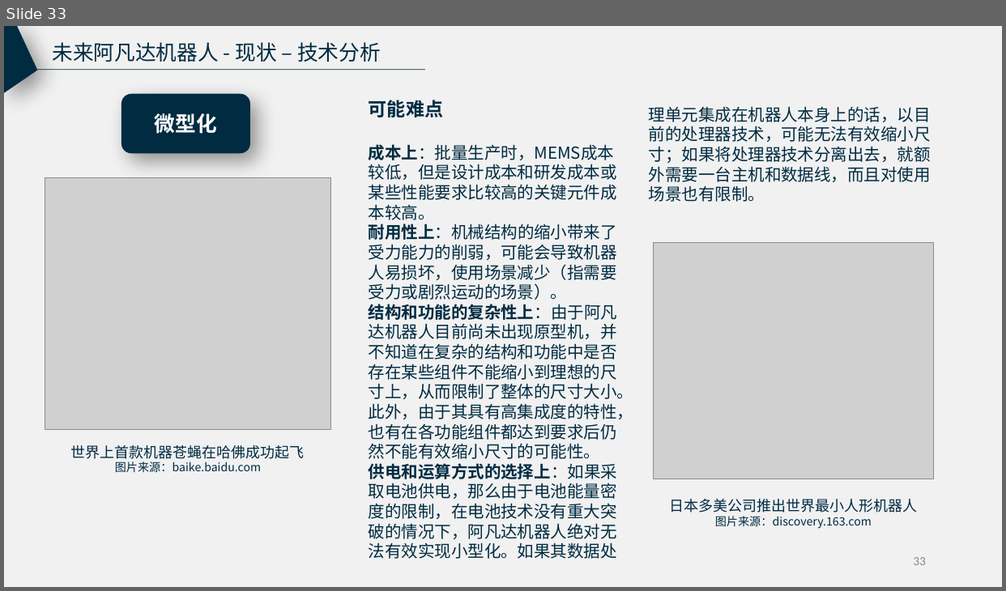
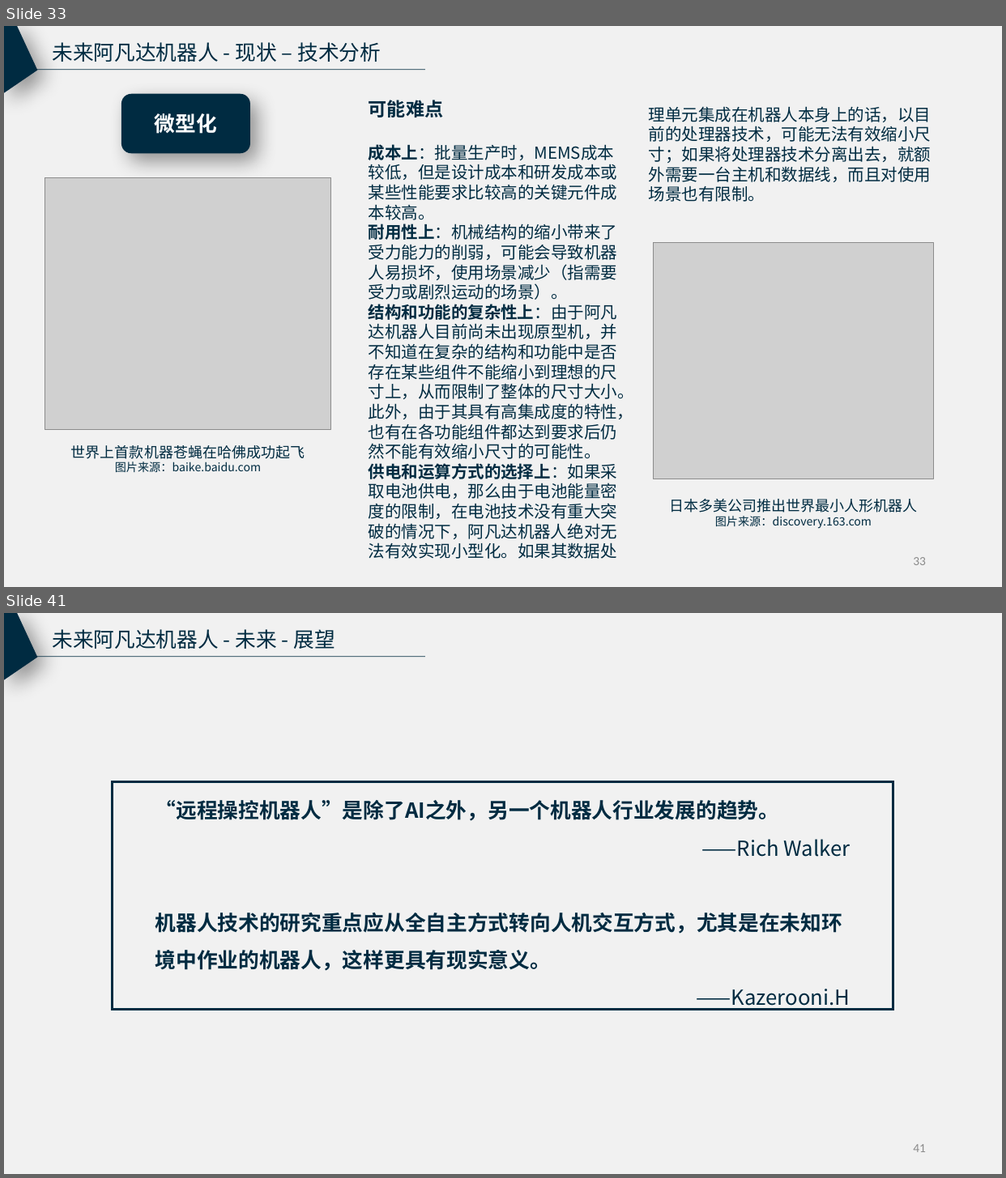
Before and after one commit to RunTimeError2/Avabot---Industry-Frontier, a slide deck: 未来阿凡达机器人_产业调研报告试验稿.pptx. Shown one above the other, each under a label of ours: slide 33 before the commit, slides 33 and 41 after it; the slides between them are not shown. The pictures are 1006x591 and 1006x1178 pixels, drawn with LibreOffice and Linux fonts; fonts in the diff are those of the drawing; grey boxes stand for pictures. Boxes give left, top, right and bottom in pixels: in the first picture for what was removed or moved away, otherwise in the second. Text is boxed around its words. In the diff, an @@ line names an element or a change of style, - is before the commit and + after.

```diff
--- a/未来阿凡达机器人_产业调研报告试验稿.pptx
+++ b/未来阿凡达机器人_产业调研报告试验稿.pptx
@@ slide 41 added at [4, 613, 1002, 1174], background #F1F1F1 @@
@@ freeform shape added at [4, 613, 38, 680], fill #002B41 @@
@@ text added at [52, 629, 334, 649], 20 pt, text #002B41 @@
+未来阿凡达机器人 - 未来 - 展望
@@ line added from (20, 657) to (425, 657), #002B41 0.63 pt @@
@@ rectangle added at [113, 781, 893, 1009], outline #002B41 2.25 pt @@
@@ text added at [155, 800, 850, 1011], 20 pt, text #002B41, bold @@
+“远程操控机器人”是除了AI之外，另一个机器人行业发展的趋势。
+——Rich Walker
+机器人技术的研究重点应从全自主方式转向人机交互方式，尤其是在未知环境中作业的机器人，这样更具有现实意义。
+——Kazerooni.H
@@ page number added at [913, 1144, 926, 1152], 12 pt, text #8C8C8C @@
+41
```
Also in this commit, not shown: 3 slides changed, 6 other slides added, 4 slides removed.
